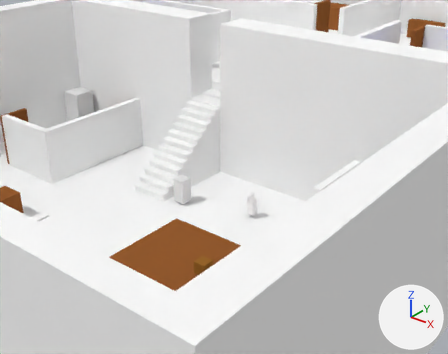
An edit to the Blender file Blender Game/maingame.blend, drawn before and after from the same camera.
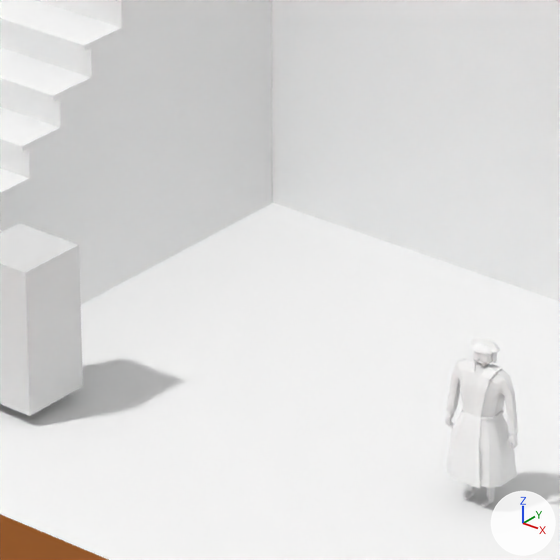
Old and new are each drawn from a 50 mm lens placed at (18.82, -23.53, 14.31), pointed at (4.62, -5.79, 3.31) and again close up on the part from 40% to 59% of the width and 40% to 64% of the height. Every picture has the same lights, and +X, +Y and +Z are marked at lower right. Objects named as collision shapes, trigger or cutter boxes, shadow casters or lower levels of detail are left out.
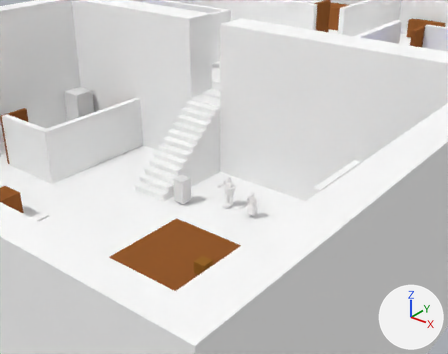
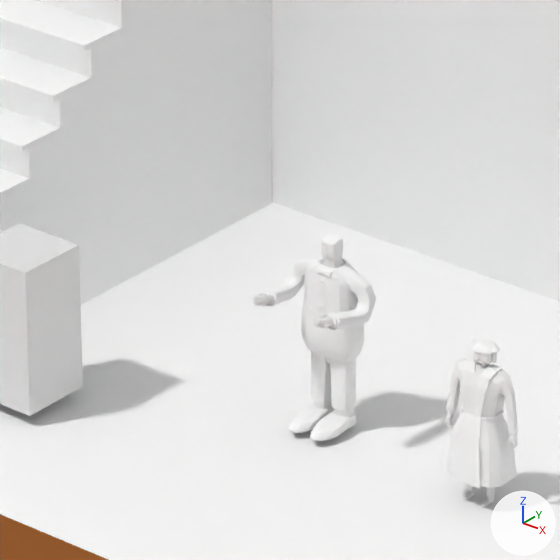
What differs and where, as boxes [x1, y1, x2, y2] in the close-ups (560 x 560 px):
```json
{"object": "pasted__pCube5.001", "change": "added", "after": [253, 233, 376, 441]}
```

The change, as JSON lines over the scene's bpy script:
```json
{"op": "add", "block": "mat_lambert2_002", "code": ["mat_lambert2_002 = diffuse_material('lambert2.002')", "mat_lambert2_002.base_color = (1.0, 1.0, 1.0)  # white #ffffff"]}
{"op": "add", "block": "me_untitled_002", "code": ["me_untitled_002 = bpy.data.meshes.new('Untitled.002')", "me_untitled_002.from_pydata(...)  # 1806 vertices, 1813 faces; spans x -2.3..2.15, y -4.11..5.31, z -1.53..2.17", "me_untitled_002.materials.append(mat_lambert2_002)  # white #ffffff"]}
{"op": "add", "block": "ob_pasted__pcube5_001", "code": ["ob_pasted__pcube5_001 = bpy.data.objects.new('pasted__pCube5.001', me_untitled_002)", "ob_pasted__pcube5_001.location = (4.882, -5.893, 2.666)", "ob_pasted__pcube5_001.rotation_euler = (1.571, 0.0, 0.0)  # degrees (90, 0, 0)", "ob_pasted__pcube5_001.scale = (0.15, 0.135, 0.15)"]}
```
